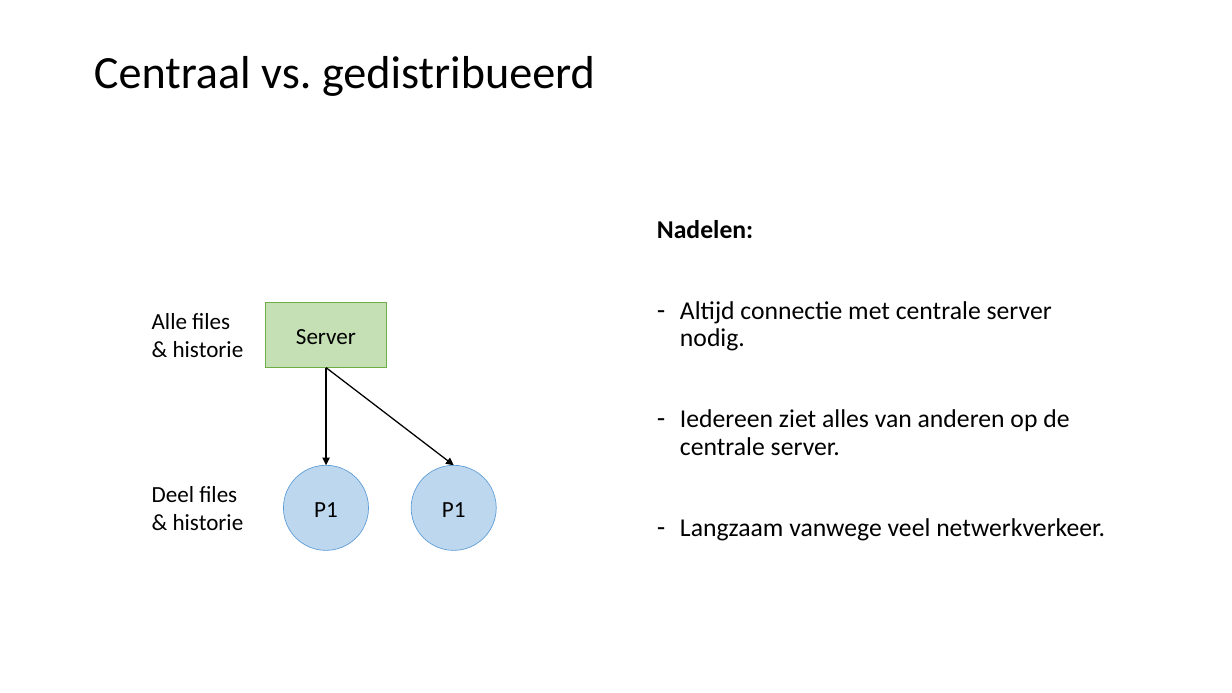
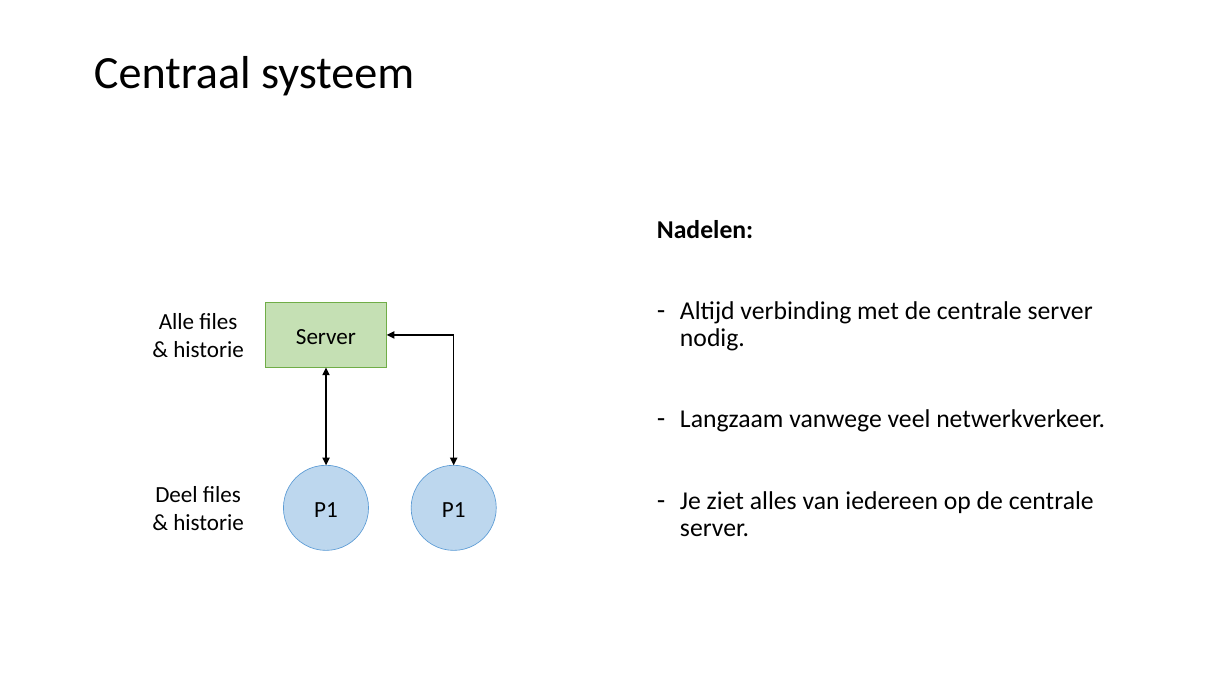
Before and after one commit to LFKoning/knowledge-sharing, a slide deck: slide 4 of git_course/2_collaboration/git_collaboration.pptx. Drawn at 1232x693 pixels with LibreOffice and Linux fonts; fonts in the diff are those of the drawing. Boxes give left, top, right and bottom in pixels: in the first picture for what was removed or moved away, otherwise in the second. Text is boxed around its words. In the diff, an @@ line names an element or a change of style, - is before the commit and + after.

```diff
--- a/git_course/2_collaboration/git_collaboration.pptx
+++ b/git_course/2_collaboration/git_collaboration.pptx
@@ title at [94, 56, 414, 96]: text changed @@
-Centraal vs. gedistribueerd
+Centraal systeem
@@ text "Alle files" at [159, 313, 244, 357]: alignment left to centre @@
@@ text at [680, 301, 1093, 351]: text changed @@
-– Altijd connectie met centrale server nodig.
-– Iedereen ziet alles van anderen op de centrale server.
+– Altijd verbinding met de centrale server nodig.
@@ elbow double arrow added from (387, 335) to (454, 466), #000000 1 pt @@
@@ arrow (326, 368) - (326, 466): arrow to double arrow @@
@@ arrow removed from (326, 368) to (454, 466) @@
@@ text "Deel files" at [155, 486, 244, 530]: alignment left to centre @@
@@ text at [680, 491, 1094, 537]: paragraph added @@
+– Je ziet alles van iedereen op de centrale server.
```
Also in this commit, not shown: 3 other slides changed, 30 slides added, 10 slides removed, 3 other files.
